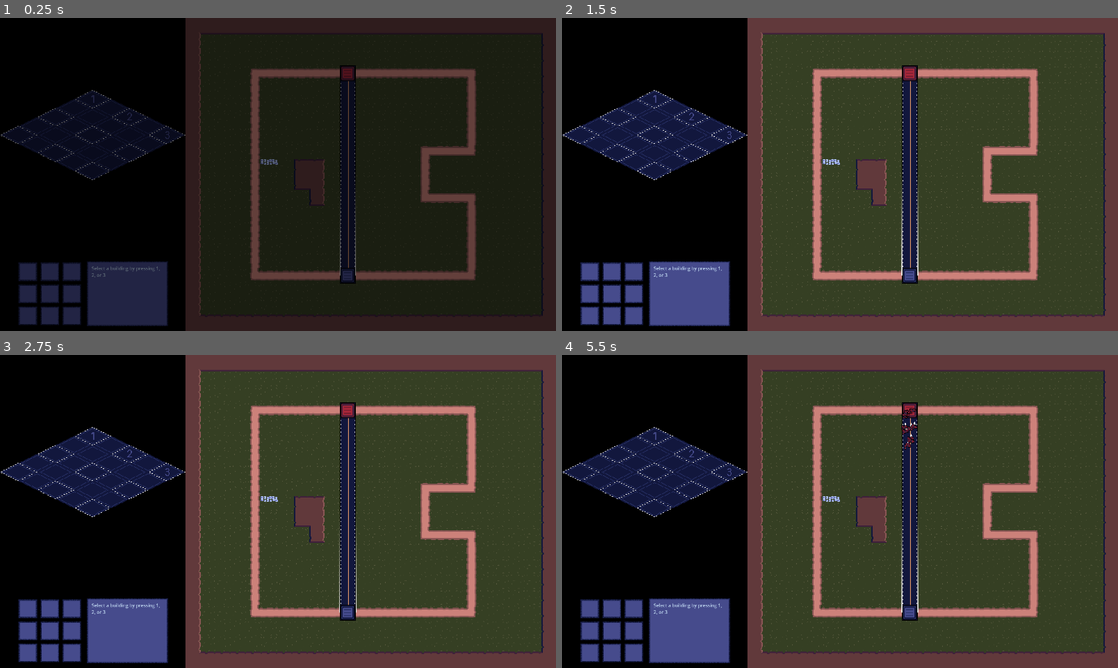
Above: before the commit, frames 1-4 (two rows, left to right).
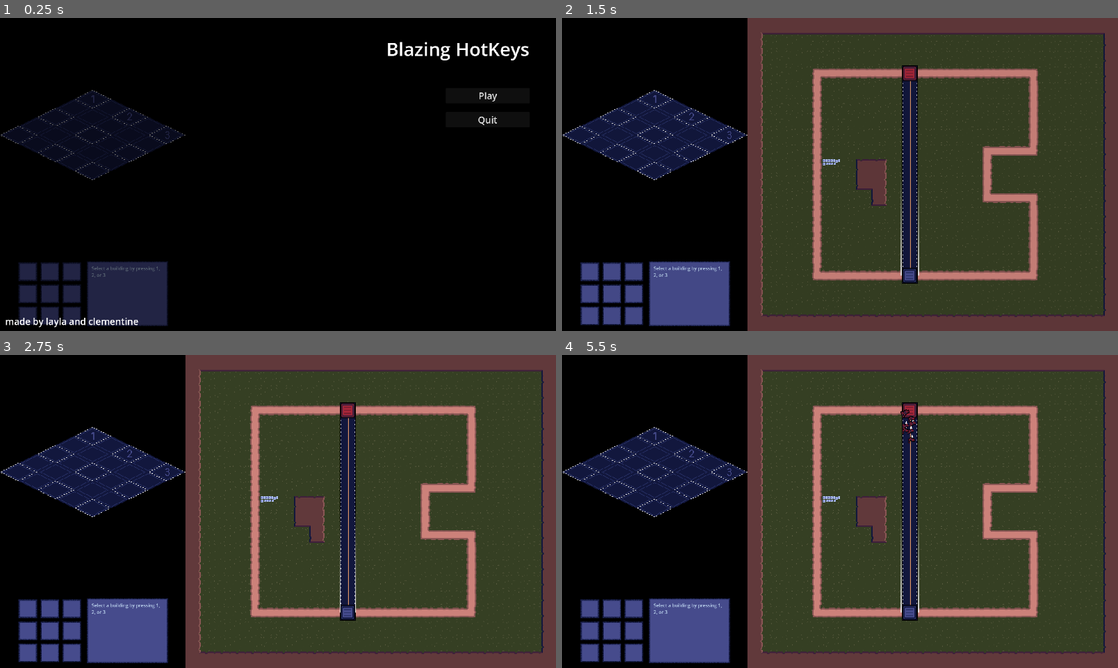
Above: after the commit, the same moments.

Repository: ClemiDouce/halloween-game-jam-2026
Game: Godot game, scene res://scenes/world.tscn
Same seed, same stepped clock (60 frames per second), same inputs: the game is played once before the commit and once after it.
Inputs (mouse positions are in pixels of both pictures, inside the frame that each line leads up to):
- Up to frame 1 (0.25 s): no input
- Up to frame 2 (1.5 s): click (1051, 96) at 0.5 s, where only the run after the commit has a clickable "Play"; tap Enter (ui_accept) at 1.25, 1.35 s; hold Up (ui_up) from 1.28 s (still down)
- Up to frame 3 (2.75 s): tap Enter (ui_accept) at 1.52, 1.82 s; release Up (ui_up) at 2 s; click (27, 614) at 2 s
- Up to frame 4 (5.5 s): click (612, 614) at 2.77 s; click (634, 614) at 3.52 s; click (589, 636) at 4.27 s; click (612, 636) at 5.02 s

The runs differ from the first frame. In frame 1, 65% of the frame differs, in the area x 1-100%, y 0-100%; in frame 2, 0.2%; in frame 3, 0.2%; in frame 4, 0.4%.

Commit message:
add level switch and start screen

Diff:
--- a/scenes/world.tscn
+++ b/scenes/world.tscn
@@ -16,13 +16,114 @@
 
 [node name="GameManager" type="Node" unique_id=1617731920]
 script = ExtResource("1_o8fc1")
+level_list = Array[PackedScene]([ExtResource("2_i7141")])
 
-[node name="Overworld" parent="." unique_id=45434250 instance=ExtResource("2_i7141")]
+[node name="ForegroundLayer" type="CanvasLayer" parent="." unique_id=1449940769]
 unique_name_in_owner = true
+layer = 20
+script = ExtResource("15_xo05s")
+
+[node name="FadeRect" type="ColorRect" parent="ForegroundLayer" unique_id=691542163]
+anchors_preset = 15
+anchor_right = 1.0
+anchor_bottom = 1.0
+grow_horizontal = 2
+grow_vertical = 2
+mouse_filter = 2
+color = Color(0, 0, 0, 0)
+
+[node name="StartScreen" type="Control" parent="ForegroundLayer" unique_id=1409243123]
+unique_name_in_owner = true
+z_as_relative = false
+layout_mode = 3
+anchors_preset = 15
+anchor_right = 1.0
+anchor_bottom = 1.0
+grow_horizontal = 2
+grow_vertical = 2
+
+[node name="Title" type="Label" parent="ForegroundLayer/StartScreen" unique_id=497607906]
+layout_mode = 0
+offset_left = 1334.0
+offset_top = 62.0
+offset_right = 1828.0
+offset_bottom = 150.0
+theme_override_font_sizes/font_size = 64
+text = "Blazing HotKeys"
+
+[node name="Label" type="Label" parent="ForegroundLayer/StartScreen" unique_id=301528310]
+layout_mode = 1
+anchors_preset = 2
+anchor_top = 1.0
+anchor_bottom = 1.0
+offset_left = 18.0
+offset_top = -56.0
+offset_right = 478.0
+offset_bottom = -11.0
+grow_vertical = 0
+theme_override_font_sizes/font_size = 32
+text = "made by layla and clementine"
+
+[node name="VBoxContainer" type="VBoxContainer" parent="ForegroundLayer/StartScreen" unique_id=1182973284]
+layout_mode = 1
+anchors_preset = 3
+anchor_left = 1.0
+anchor_top = 1.0
+anchor_right = 1.0
+anchor_bottom = 1.0
+offset_left = -381.0
+offset_top = -839.0
+offset_right = -91.0
+offset_bottom = -703.0
+grow_horizontal = 0
+grow_vertical = 0
+theme_override_constants/separation = 30
+
+[node name="PlayButton" type="Button" parent="ForegroundLayer/StartScreen/VBoxContainer" unique_id=740696924]
+unique_name_in_owner = true
+layout_mode = 2
+theme_override_font_sizes/font_size = 32
+text = "Play"
+
+[node name="QuitButton" type="Button" parent="ForegroundLayer/StartScreen/VBoxContainer" unique_id=1948900921]
+unique_name_in_owner = true
+layout_mode = 2
+theme_override_font_sizes/font_size = 32
+text = "Quit"
+
+[node name="WinScreen" type="Control" parent="ForegroundLayer" unique_id=1027942051]
+unique_name_in_owner = true
+visible = false
+layout_mode = 3
+anchors_preset = 15
+anchor_right = 1.0
+anchor_bottom = 1.0
+grow_horizontal = 2
+grow_vertical = 2
+mouse_filter = 2
+
+[node name="CenterContainer" type="CenterContainer" parent="ForegroundLayer/WinScreen" unique_id=2080459148]
+layout_mode = 0
+offset_right = 40.0
+offset_bottom = 40.0
+
+[node name="VBoxContainer" type="VBoxContainer" parent="ForegroundLayer/WinScreen/CenterContainer" unique_id=2003198146]
+layout_mode = 2
+
+[node name="LooseScreen" type="Control" parent="ForegroundLayer" unique_id=1729187580]
+unique_name_in_owner = true
+visible = false
+layout_mode = 3
+anchors_preset = 15
+anchor_right = 1.0
+anchor_bottom = 1.0
+grow_horizontal = 2
+grow_vertical = 2
+mouse_filter = 2
 
 [node name="BaseView" type="CanvasLayer" parent="." unique_id=408365964]
 
-[node name="Control" parent="BaseView" unique_id=526506978 node_paths=PackedStringArray("player") instance=ExtResource("2_4wyf3")]
+[node name="BaseViewer" parent="BaseView" unique_id=526506978 node_paths=PackedStringArray("player") instance=ExtResource("2_4wyf3")]
 size_flags_horizontal = 3
 size_flags_vertical = 3
 player = NodePath("../../PlayerController")
@@ -64,7 +165,6 @@
 controlling_base = NodePath("../BaseManager")
 
 [node name="PathVisualizer" parent="." unique_id=292417664 node_paths=PackedStringArray("base") instance=ExtResource("7_i7141")]
-points = PackedVector2Array(0, 0, 117, -2)
 width = 10.0
 gradient = SubResource("Gradient_i7141")
 texture = ExtResource("7_4mrxx")
@@ -72,15 +172,5 @@
 base = NodePath("../BaseManager")
 min_max_width = Vector2(32, 38)
 
-[node name="ForegroundLayer" type="CanvasLayer" parent="." unique_id=1449940769]
-unique_name_in_owner = true
-script = ExtResource("15_xo05s")
-
-[node name="FadeRect" type="ColorRect" parent="ForegroundLayer" unique_id=691542163]
-anchors_preset = 15
-anchor_right = 1.0
-anchor_bottom = 1.0
-grow_horizontal = 2
-grow_vertical = 2
-mouse_filter = 2
-color = Color(0, 0, 0, 0)
+[connection signal="pressed" from="ForegroundLayer/StartScreen/VBoxContainer/PlayButton" to="." method="_on_play_button_pressed"]
+[connection signal="pressed" from="ForegroundLayer/StartScreen/VBoxContainer/QuitButton" to="." method="_on_quit_button_pressed"]
--- a/scripts/ai_controller.gd
+++ b/scripts/ai_controller.gd
@@ -15,6 +15,8 @@
 	base_entity.destroyed.connect(func(_base): started = false)
 	started = true
 
+func start_controller():
+	started = true
 
 func select_random_path():
 	var random_index = randi_range(0, controlling_base.paths.size())
--- a/scripts/card_test.gd
+++ b/scripts/card_test.gd
@@ -10,9 +10,6 @@
 	if is_instance_valid(base_manager):
 		base_manager.unit_queue.unit_queued.connect(_add_card)
 
-#func _process(_delta: float) -> void:
-	#if Input.is_action_just_pressed("ui_accept"):
-		#_add_card()
 
 func _add_card(unit: UnitResource):
 	var new_card = QUEUE_CARD.instantiate() as QueueCard
--- a/scripts/game_manager.gd
+++ b/scripts/game_manager.gd
@@ -2,17 +2,50 @@
 extends Node
 
 @onready var foreground_layer: CanvasLayer = %ForegroundLayer
-@onready var overworld: Level = %Overworld
 @onready var base_manager: BaseManager = $BaseManager
 
+# Level list
+@export var level_list : Array[PackedScene] = []
+var current_level_id : int = 0
+var current_level : Level = null
+
+# Screens
+@onready var start_screen: Control = %StartScreen
+@onready var win_screen: Control = %WinScreen
+@onready var loose_screen: Control = %LooseScreen
+
 func _ready():
+	foreground_layer.fade_in()
+
+func launch_level(level_index: int):
+	if level_index < 0 or level_index >= level_list.size():
+		return
+
+	if current_level != null:
+		current_level.queue_free()
+
+	var level_to_load = level_list[level_index]
+	current_level = level_to_load.instantiate() as Level
+	add_child(current_level)
+	#await current_level.ready
+	current_level.setup_level()
 	for base_entity in get_tree().get_nodes_in_group("base"):
 		base_entity.destroyed.connect(_on_base_destroyed)
-	overworld.setup_level(base_manager)
-	base_manager.connect_to_level(overworld.paths, overworld.entity_parent)
+	base_manager.connect_to_level(current_level.paths, current_level.entity_parent)
+
+#region StartState
+func _on_play_button_pressed() -> void:
+	launch_level(0)
+	start_screen.hide()
 	foreground_layer.fade_in()
 
 
+func _on_quit_button_pressed() -> void:
+	get_tree().quit()
+
+#endregion
+
+#region GameState
 func _on_base_destroyed(base_data: BaseData):
 	if base_data.team == CombatData.Team.PLAYER:
 		# LOSE!
@@ -34,8 +67,25 @@
 	get_tree().call_group("freed", "queue_free")
 	await foreground_layer.fade_out()
 	get_tree().reload_current_scene()
+	#TODO: Affichage ecran de victoire
+	if current_level_id + 1 >= level_list.size():
+		#TODO Score de fin
+		pass
+	else:
+		#TODO: Passage au niveau suivant
+		pass
 
 func _on_player_loose():
 	get_tree().call_group("freed", "queue_free")
 	await foreground_layer.fade_out()
 	get_tree().reload_current_scene()
+	#TODO: Afficher ecran de defaite
+#endregion
+
+#region WinState
+
+#endregion
+
+#region LooseState
+
+#endregion
--- a/scripts/level.gd
+++ b/scripts/level.gd
@@ -6,6 +6,12 @@
 
 @export var ai_list : Array[BaseManager]
 
-func setup_level(_base_manager: BaseManager):
+func setup_level():
 	for ai : BaseManager in ai_list:
 		ai.connect_to_level(paths, entity_parent)
+
+func start_level():
+	var controllers = get_tree().get_nodes_in_group("hostile")
+	for ai in controllers:
+		if ai is AIController:
+			ai.start_controller()
